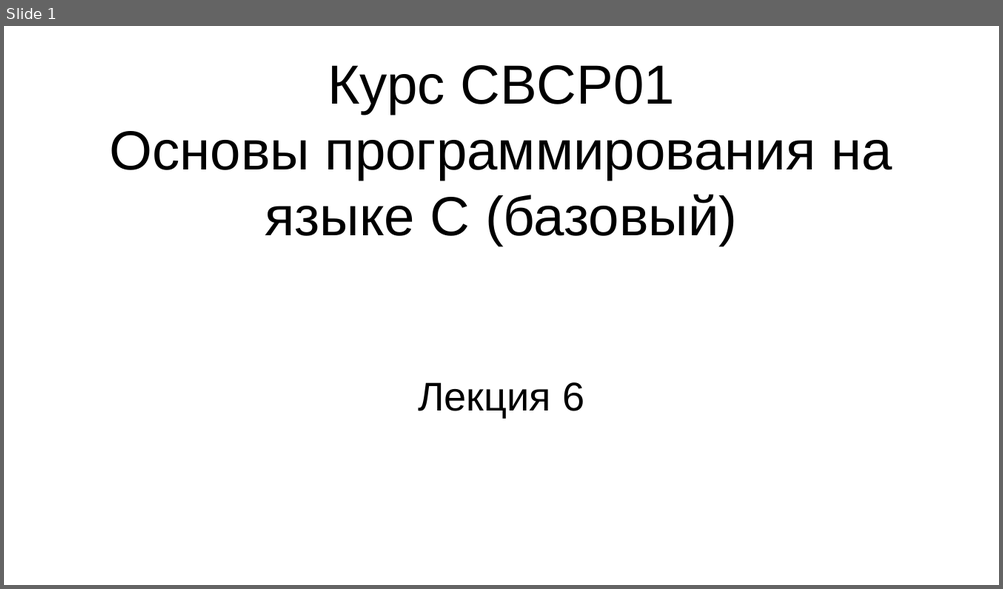
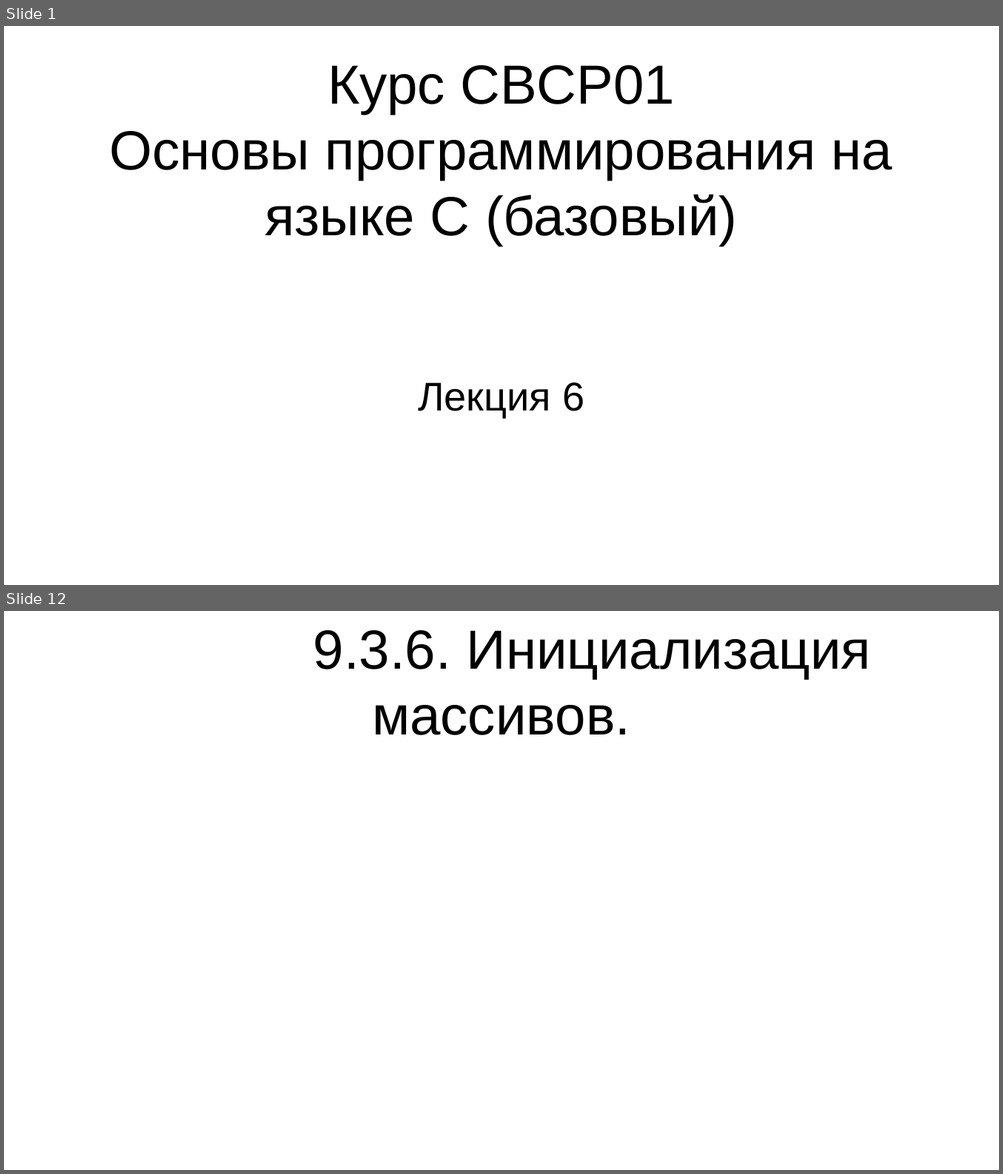
Before and after one commit to steelcraft/stud-lab, a slide deck: Лекции/CBCP01#L6.odp. Shown one above the other, each under a label of ours: slide 1 before the commit, slides 1 and 12 after it; the slides between them are not shown. The pictures are 1003x589 and 1003x1174 pixels, drawn with LibreOffice and Linux fonts; fonts in the diff are those of the drawing. Boxes give left, top, right and bottom in pixels: in the first picture for what was removed or moved away, otherwise in the second. Text is boxed around its words. In the diff, an @@ line names an element or a change of style, - is before the commit and + after.

```diff
--- a/Лекции/CBCP01#L6.odp
+++ b/Лекции/CBCP01#L6.odp
@@ slide 12 added at bbox=[4, 611, 999, 1170], background #FFFFFF @@
@@ title added at bbox=[313, 630, 871, 735], 44 pt, text #000000 @@
+9.3.6. Инициализация массивов.
```
Also in this commit, not shown: 12 other slides added.
